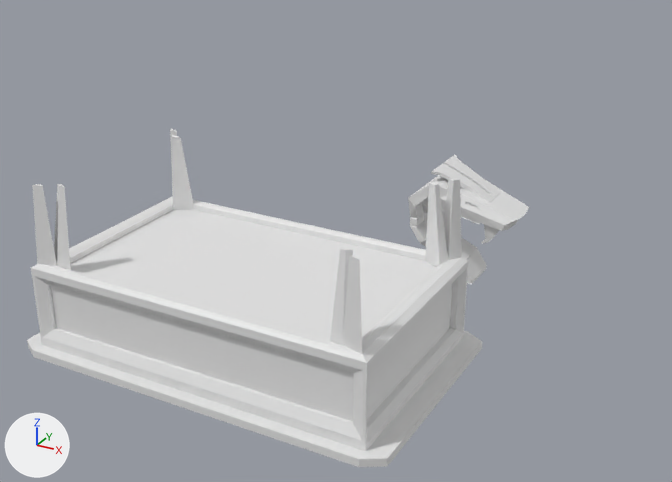
A saved change to the Blender file Blender/assets_v2.blend.
Rendered twice from a 50 mm camera at (5.79, -8.41, 5.91) aimed at (-0.89, 3.74, -0.17). Lighting does not change. The marker at lower left points along +X, +Y and +Z. The older version comes first. The same objects are shown in both versions, whatever each file hides.

The scene before the commit, as lines of its bpy script (objects in view):
```python
me_cube_005 = bpy.data.meshes.new('Cube.005')
me_cube_005.from_pydata(...)  # 63 vertices, 48 faces; spans x 0.0..0.5, y -0.5..0.0, z 0.0..22.0
me_cube_005.materials.append(mat_monument)  # white #e7e7e7
me_snake_head_001 = bpy.data.meshes.new('snake_head.001')
me_snake_head_001.from_pydata(...)  # 746 vertices, 758 faces; spans x -1.21..1.21, y -0.98..2.22, z -1.71..1.75
me_snake_head_001.materials.append(mat_material_001)  # white #e7e7e7
ob_monument = bpy.data.objects.new('Monument', me_cube_005)
ob_monument.location = (0.0, 0.0, 0.0)
ob_monument.scale = (5.0, 3.0, 0.1)
_m = ob_monument.modifiers.new('Mirror', 'MIRROR')
_m.use_axis = (True, True, False)
ob_snake_head_no_pedestal = bpy.data.objects.new('snake_head_no_pedestal', me_snake_head_001)
ob_snake_head_no_pedestal.location = (1.0, 4.0, 0.5)
ob_snake_head_no_pedestal.rotation_euler = (0.0, 0.0, -1.571)  # degrees (0, 0, -90)
ob_snake_head_no_pedestal.scale = (0.5, 0.5, 0.5)
```
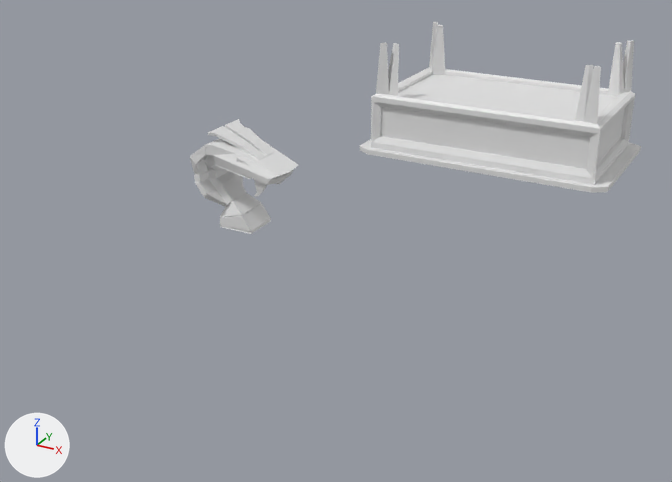
Patch to the scene script:
```diff
--- a/Blender/assets_v2.blend.py
+++ b/Blender/assets_v2.blend.py
@@ ob_monument @@
 ob_monument = bpy.data.objects.new('Monument', me_cube_005)
-ob_monument.location = (0.0, 0.0, 0.0)
+ob_monument.location = (0.0, 9.0, 0.0)
 ob_monument.scale = (5.0, 3.0, 0.1)
@@ ob_snake_head_no_pedestal @@
 ob_snake_head_no_pedestal = bpy.data.objects.new('snake_head_no_pedestal', me_snake_head_001)
-ob_snake_head_no_pedestal.location = (1.0, 4.0, 0.5)
+ob_snake_head_no_pedestal.location = (-3.0, 4.0, 0.5)
 ob_snake_head_no_pedestal.rotation_euler = (0.0, 0.0, -1.571)  # degrees (0, 0, -90)
```

Pixel boxes (x1, y1, x2, y2) of what changed, in the pictures (672 x 482 px):
'Monument', moved
    before: (27, 129, 482, 467)
    after: (360, 21, 641, 193)
'snake_head_no_pedestal', moved
    before: (408, 155, 529, 284)
    after: (190, 119, 298, 234)
